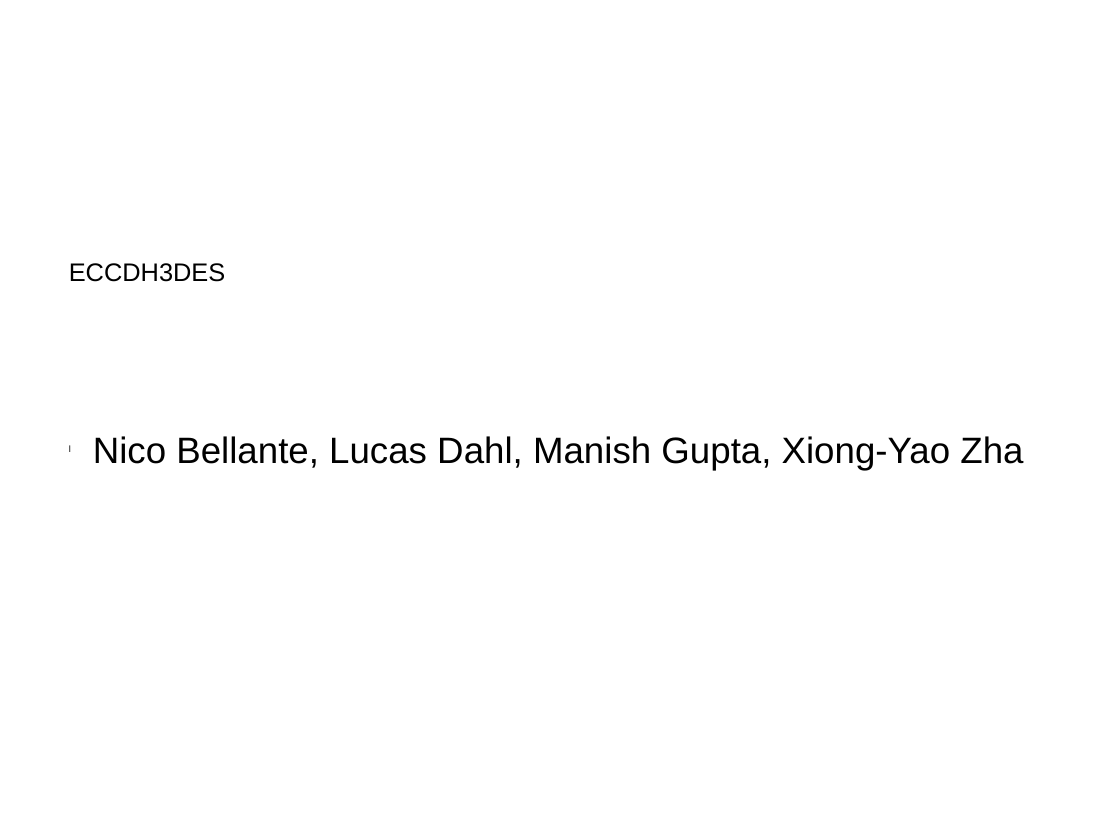
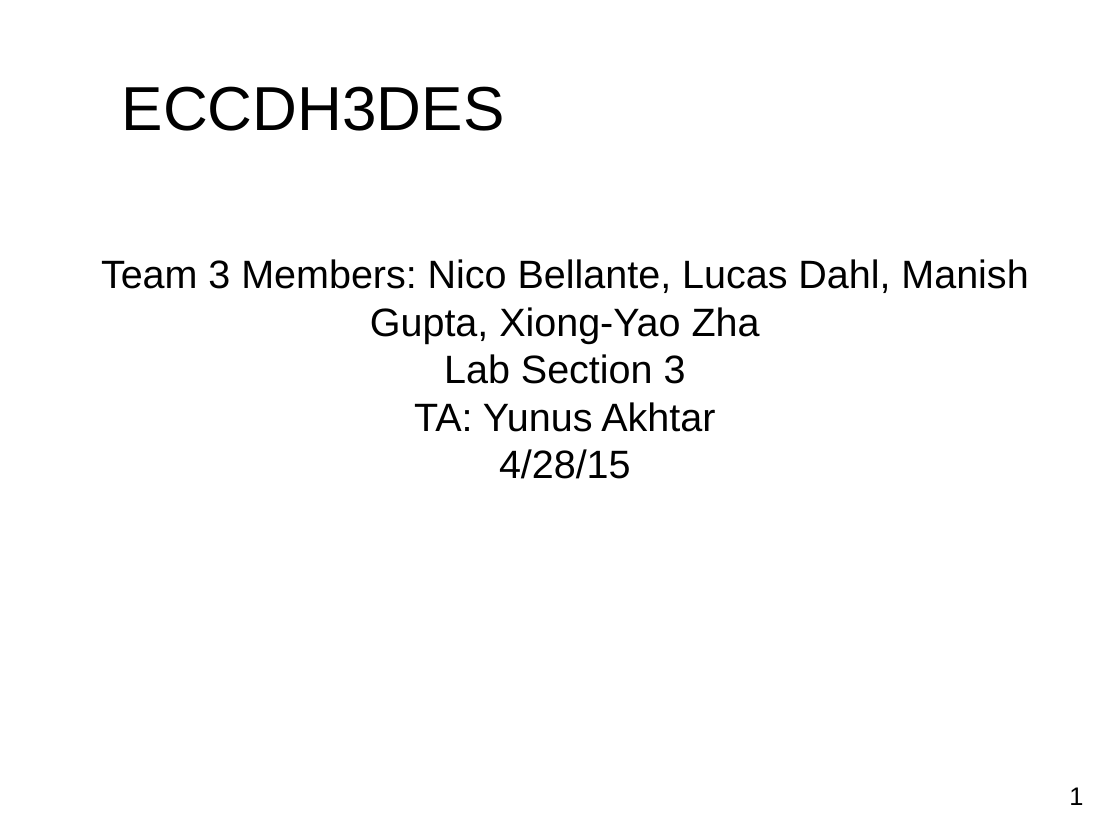
Before and after one commit to xzha/ECCDH3DES, a slide deck: slide 1 of docs/Final Presentation.pptx. Drawn at 1120x840 pixels with LibreOffice and Linux fonts; fonts in the diff are those of the drawing; background and template pictures are left out. Boxes give left, top, right and bottom in pixels: in the first picture for what was removed or moved away, otherwise in the second. Text is boxed around its words. In the diff, an @@ line names an element or a change of style, - is before the commit and + after.

```diff
--- a/docs/Final Presentation.pptx
+++ b/docs/Final Presentation.pptx
@@ text "ECCDH3DES": place and size @@
-text "ECCDH3DES" at (69, 263, 226, 282)
+text "ECCDH3DES" at (122, 86, 505, 131)
@@ text "ECCDH3DES" at (122, 86, 505, 131): size 18 to 44 pt @@
@@ text at (101, 259, 1028, 479): text changed; size 26 to 28 pt @@
-l Nico Bellante, Lucas Dahl, Manish Gupta, Xiong-Yao Zha
+Team 3 Members: Nico Bellante, Lucas Dahl, Manish Gupta, Xiong-Yao Zha
+Lab Section 3
+TA: Yunus Akhtar
+4/28/15
@@ text added at (1069, 787, 1083, 805), 18 pt, text #000000 @@
+1
```
Also in this commit, not shown: 24 other slides changed, 17 slides added, 6 slides removed, 1 other file.
